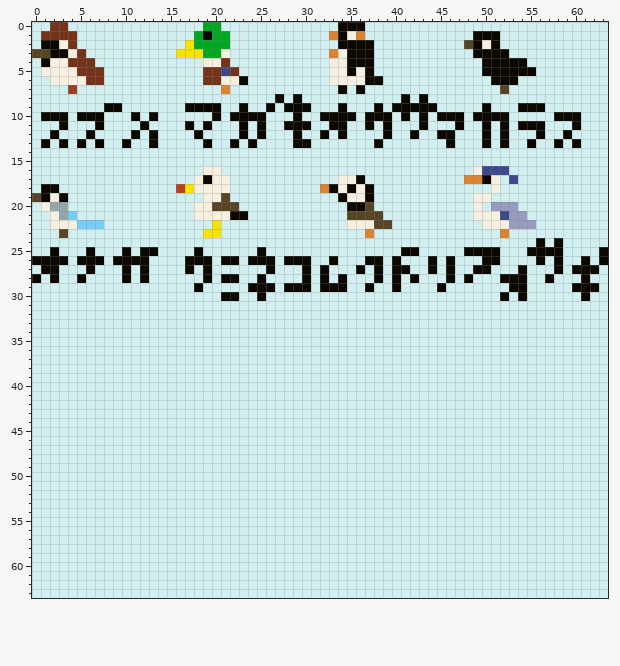
One commit to this pixel-art sprite: src/2024/birds.png. That is the earlier state.
The file is 64x64 pixels.
After the commit:
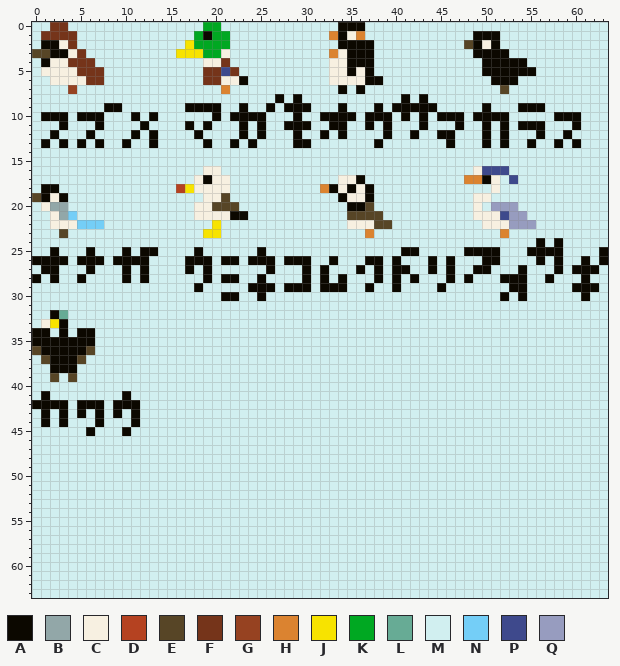
Palette (. is transparent): A #0c0800  B #92a7a8  C #f7f0e1  D #b54221  E #574526  F #75341a  G #964221  H #db8330  J #f7e300  K #00a822  L #67ab95  M #d1eff0  N #74cef7  P #3e498c  Q #979cbf
Difference:
y 32: x 2..3 MM -> AL
y 33: x 1..3 MMM -> CJA
y 34: x 0..1 MM -> AA; x 3 M -> A; x 5..6 MM -> AA
y 35: x 0..6 MMMMMMM -> AAAAAAA
y 36: x 0..6 MMMMMMM -> EAAAAAE
y 37: x 1..5 MMMMM -> EAAAE
y 38: x 2..4 MMM -> AAA
y 39: x 2 M -> E; x 4 M -> E
y 41: x 1 M -> A; x 10 M -> A
y 42: x 0..3 MMMM -> AAAA; x 5..7 MMM -> AAA; x 9..11 MMM -> AAA
y 43: x 1 M -> A; x 3 M -> A; x 5 M -> A; x 7 M -> A; x 9 M -> A; x 11 M -> A
y 44: x 1 M -> A; x 3 M -> A; x 7 M -> A; x 11 M -> A
y 45: x 6 M -> A; x 10 M -> A
Where, in picture pixels (left, top, right, bottom), the same in both pictures:
changed: (32, 310, 140, 436)
